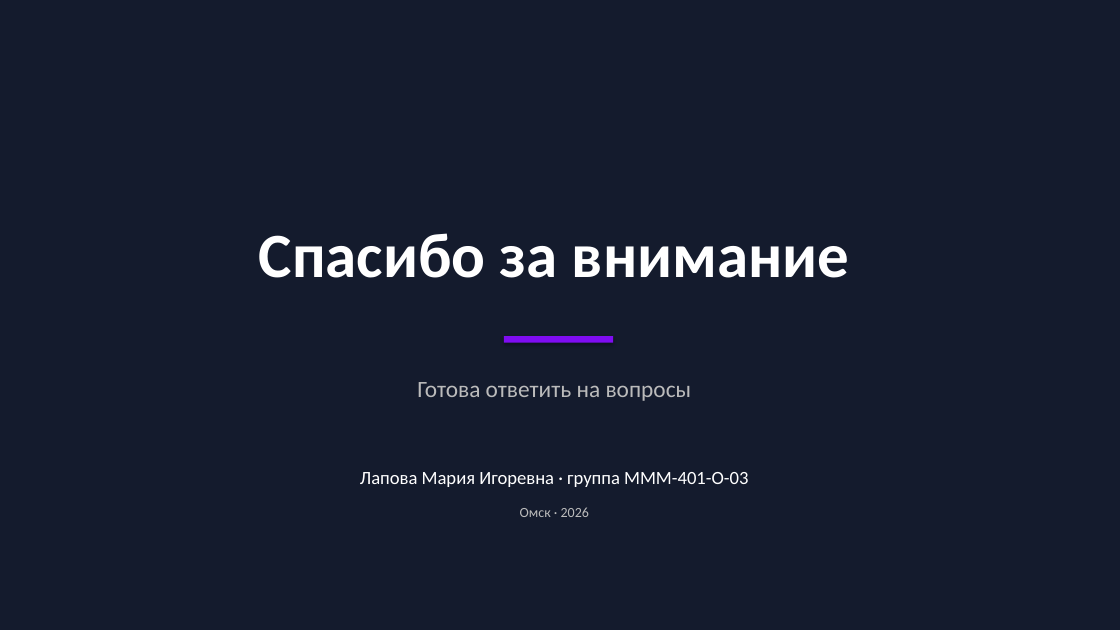
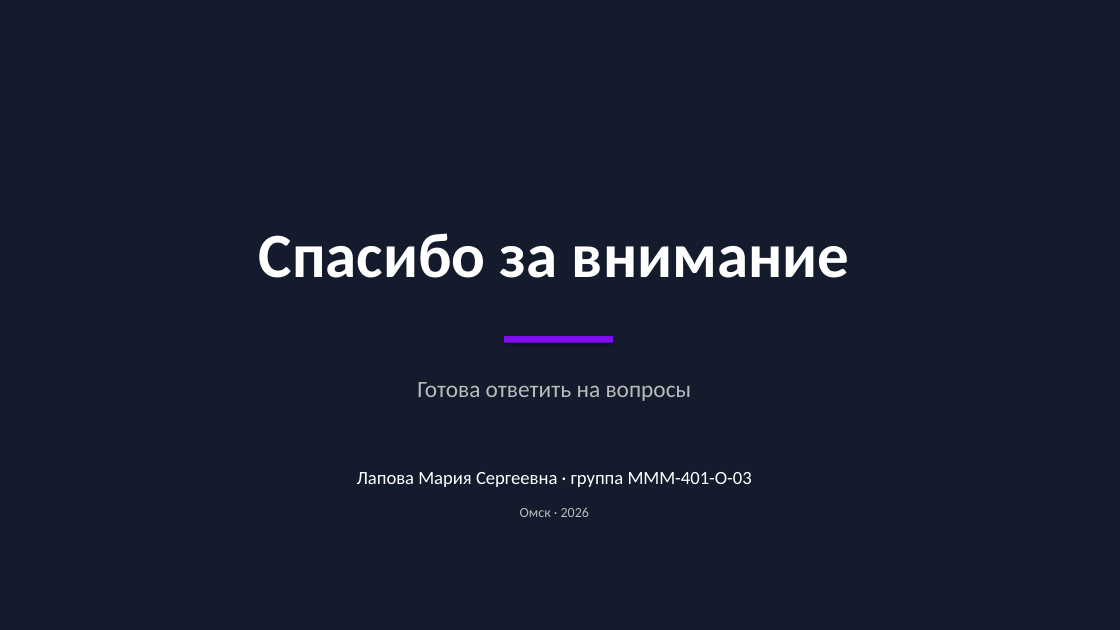
Before and after one commit to geox55/fitness-tracker, a slide deck: slide 14 of docs/thesis/presentation-maria.pptx. Drawn at 1120x630 pixels with LibreOffice and Linux fonts; fonts in the diff are those of the drawing. Boxes give left, top, right and bottom in pixels: in the first picture for what was removed or moved away, otherwise in the second. Text is boxed around its words. In the diff, an @@ line names an element or a change of style, - is before the commit and + after.

Commit message:
docs(thesis): актуализировать титул Маши (имя, руководитель, программа)
По приказу о назначении научного руководителя:
- ФИО студента: Лапова Мария Сергеевна (было Игоревна)
- Научный руководитель: Агафонов А. Л., доцент кафедры компьютерной
  математики и программного обеспечения
- Магистерская программа: «Глубокое обучение и генеративный
  искусственный интеллект» — добавлена под направлением
  «Прикладная математика и информатика»

add_title_page (docx) и slide_title (pptx) теперь принимают
опциональные параметры program и supervisor для гибкости — у Егора
дефолты сохранены без изменений, у Маши значения переданы явно.

Затронуто: thesis-maria.docx, presentation-maria.pptx (тиул + слайд
«Спасибо»). Документы Егора пересобрались без содержательных правок.

```diff
--- a/docs/thesis/presentation-maria.pptx
+++ b/docs/thesis/presentation-maria.pptx
@@ text at [357, 472, 752, 487]: text changed @@
-Лапова Мария Игоревна · группа МММ-401-О-03
+Лапова Мария Сергеевна · группа МММ-401-О-03
```
Also in this commit, not shown: 13 other slides changed, 5 other files.
